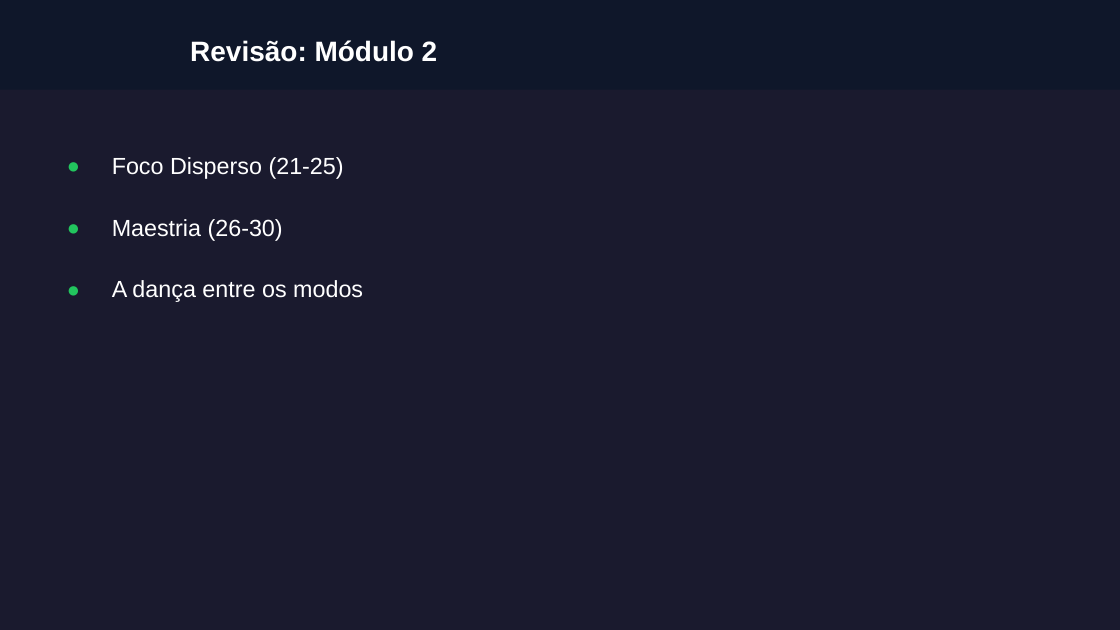
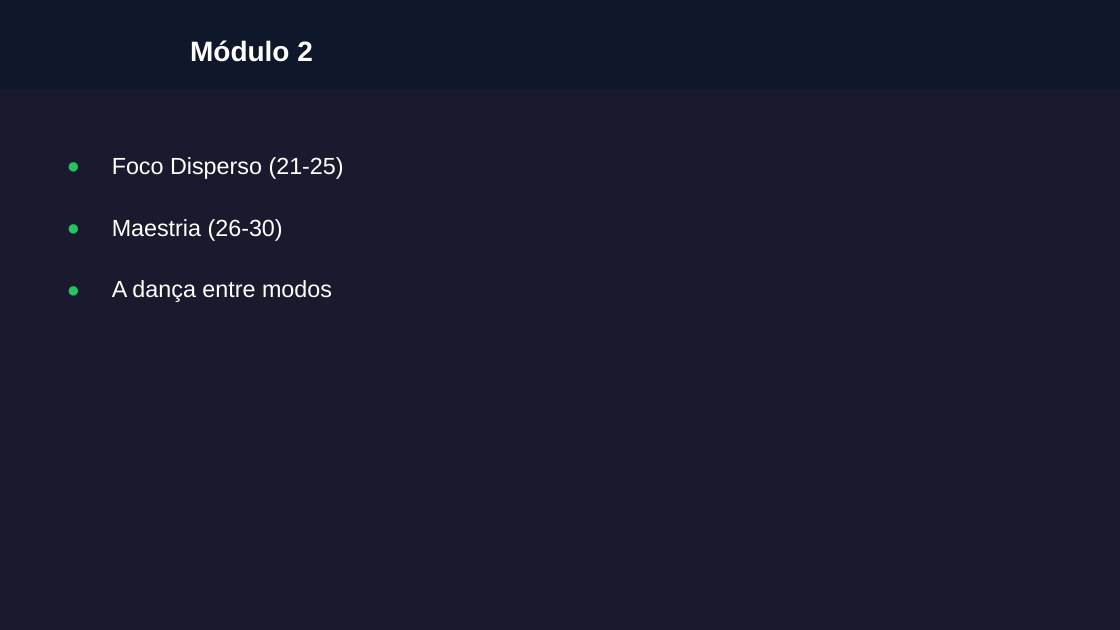
Before and after one commit to almirmeira/educa-com-talento, a slide deck: slide 4 of apresentacoes/foco-produtividade/aula-30-encerramento.pptx. Drawn at 1120x630 pixels with LibreOffice and Linux fonts; fonts in the diff are those of the drawing; grey boxes stand for pictures; background and template pictures are left out. Boxes give left, top, right and bottom in pixels: in the first picture for what was removed or moved away, otherwise in the second. Text is boxed around its words. In the diff, an @@ line names an element or a change of style, - is before the commit and + after.

```diff
--- a/apresentacoes/foco-produtividade/aula-30-encerramento.pptx
+++ b/apresentacoes/foco-produtividade/aula-30-encerramento.pptx
@@ text at (x1=190, y1=40, x2=313, y2=62): text changed @@
-Revisão: Módulo 2
+Módulo 2
@@ text at (x1=112, y1=280, x2=332, y2=302): text changed @@
-A dança entre os modos
+A dança entre modos
```
Also in this commit, not shown: 7 other slides changed, 27 other files.
